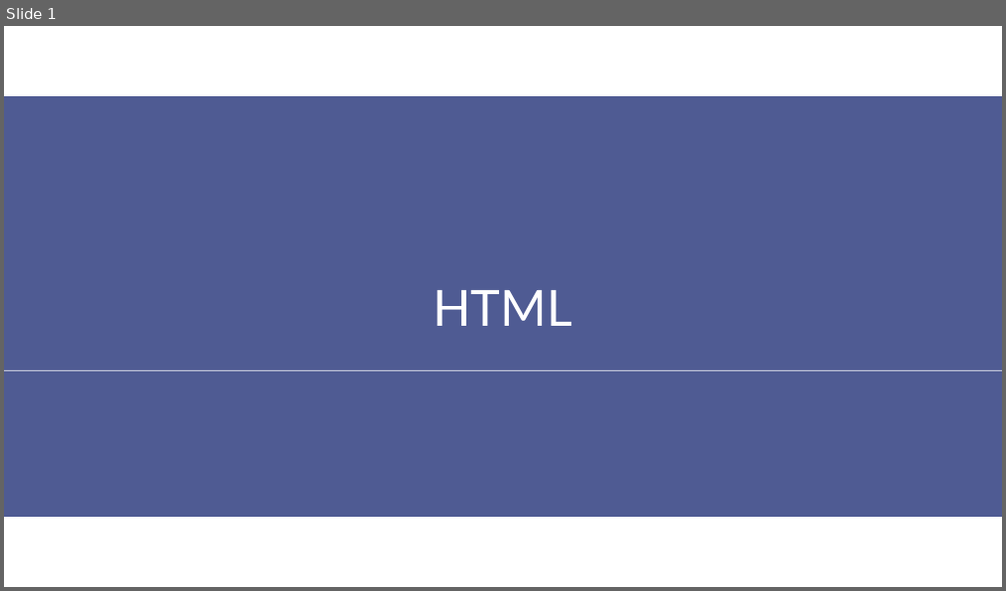
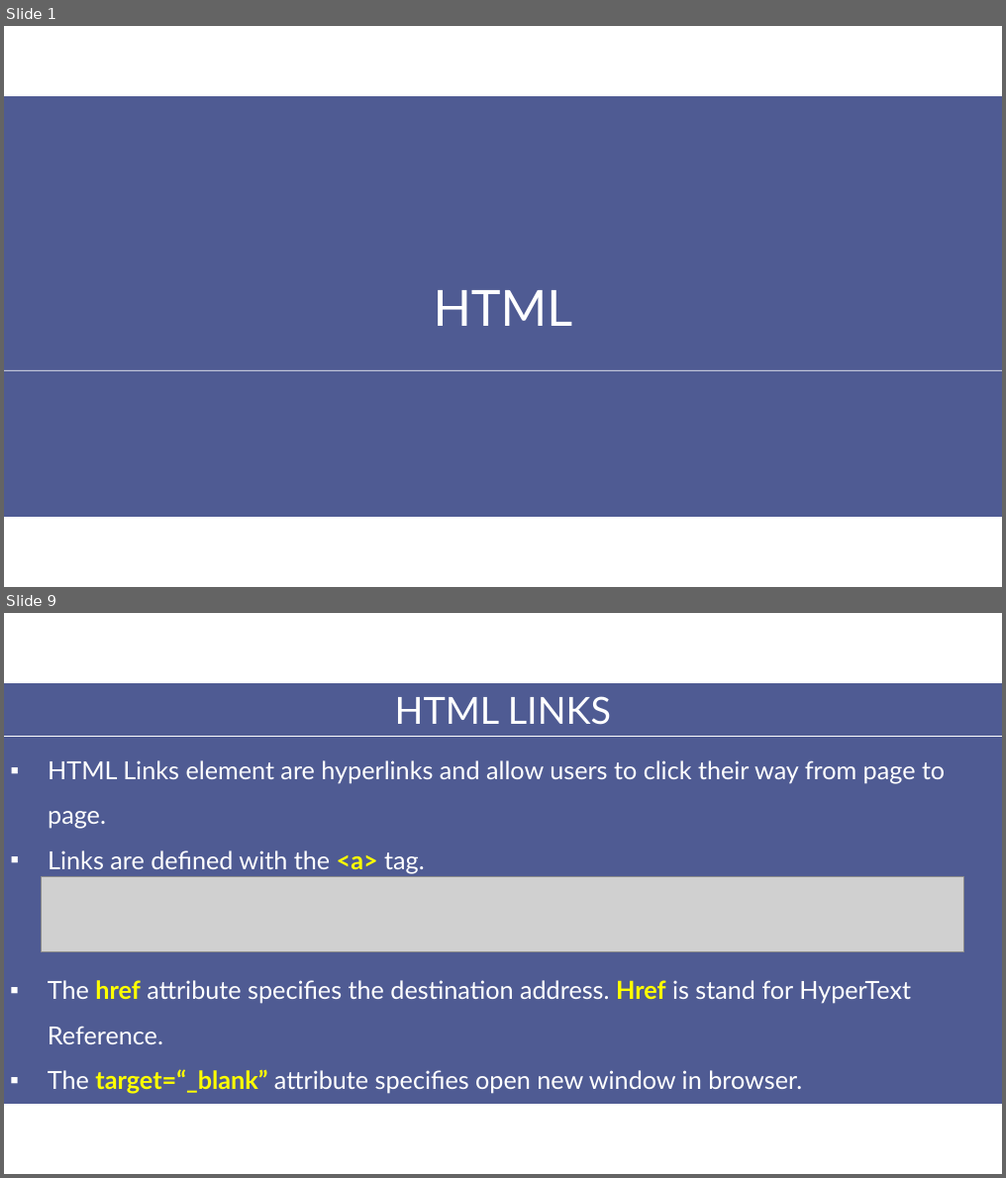
Before and after one commit to aptech-php/aptech-php-course, a slide deck: HTML-CSS-JS/slides/2-HTML.pptx. Shown one above the other, each under a label of ours: slide 1 before the commit, slides 1 and 9 after it; the slides between them are not shown. The pictures are 1006x591 and 1006x1178 pixels, drawn with LibreOffice and Linux fonts; fonts in the diff are those of the drawing; grey boxes stand for pictures. Boxes give left, top, right and bottom in pixels: in the first picture for what was removed or moved away, otherwise in the second. Text is boxed around its words. In the diff, an @@ line names an element or a change of style, - is before the commit and + after.

Commit message:
update html-css-js slides

```diff
--- a/HTML-CSS-JS/slides/2-HTML.pptx
+++ b/HTML-CSS-JS/slides/2-HTML.pptx
@@ slide 9 added at [4, 613, 1002, 1174], background #FFFFFF @@
@@ rectangle added at [4, 683, 1002, 1104], fill #4F5B93 @@
@@ text added at [395, 696, 611, 725], 36 pt, text #FFFFFF @@
+HTML LINKS
@@ line added from (4, 737) to (1002, 737), #FFFFFF 0.75 pt @@
@@ text added at [48, 761, 944, 873], 24 pt, text #FFFFFF @@
+▪ HTML Links element are hyperlinks and allow users to click their way from page to page.
+▪ Links are defined with the <a> tag.
@@ picture added at [41, 877, 963, 953] @@
@@ text added at [48, 980, 911, 1094], 24 pt, text #FFFFFF @@
+▪ The href attribute specifies the destination address. Href is stand for HyperText Reference.
+▪ The target=“_blank” attribute specifies open new window in browser.
```
Also in this commit, not shown: 5 slides changed, 7 other slides added, 11 slides removed, 21 other files.
